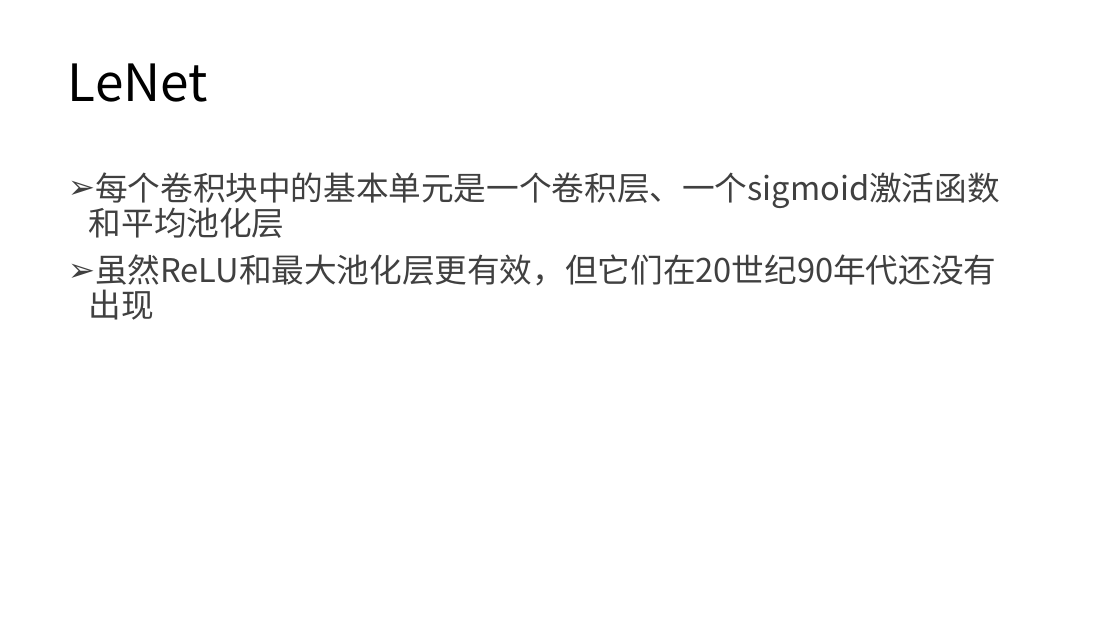
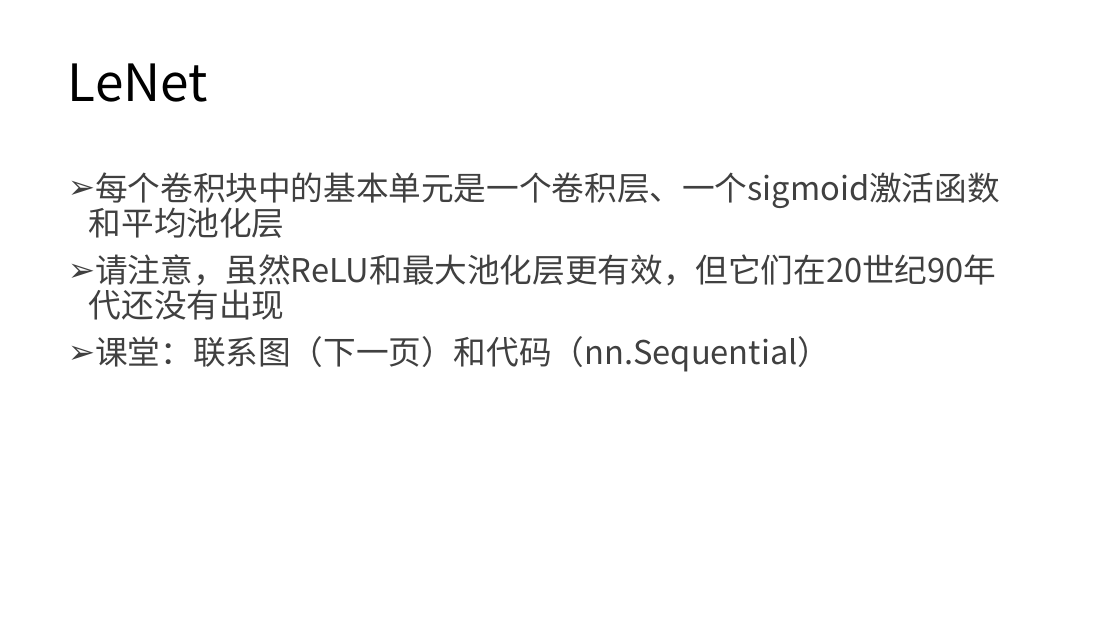
Before and after one commit to lezhang-thu/security_content, a slide deck: slide 8 of 卷积神经网络-b.pptx. Drawn at 1120x630 pixels with LibreOffice and Linux fonts; fonts in the diff are those of the drawing. Boxes give left, top, right and bottom in pixels: in the first picture for what was removed or moved away, otherwise in the second. Text is boxed around its words. In the diff, an @@ line names an element or a change of style, - is before the commit and + after.

```diff
--- a/卷积神经网络-b.pptx
+++ b/卷积神经网络-b.pptx
@@ text at box(95, 254, 996, 372): text changed @@
-➢ 虽然ReLU和最大池化层更有效，但它们在20世纪90年代还没有出现
+➢ 请注意，虽然ReLU和最大池化层更有效，但它们在20世纪90年代还没有出现
+➢ 课堂：联系图（下一页）和代码（nn.Sequential）
```
Also in this commit, not shown: 9 other slides changed, 25 slides added, 16 other files.
